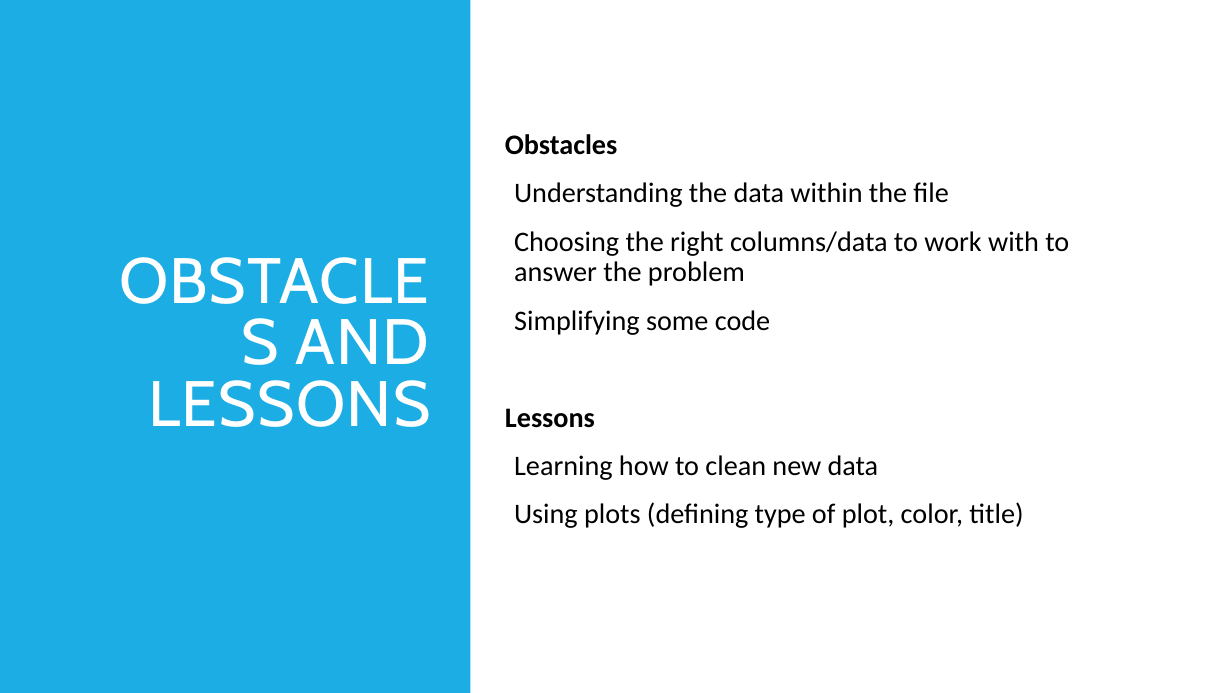
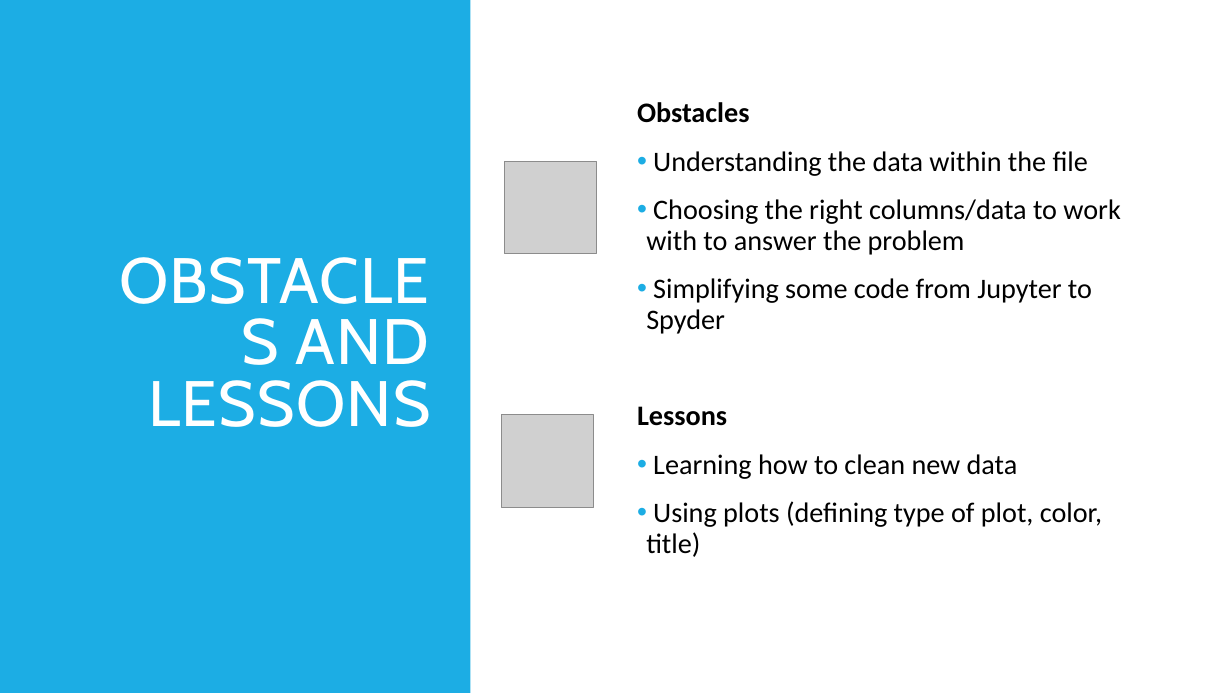
Before and after one commit to Camillelib/Data_Pipeline_Project, a slide deck: slide 10 of Output/Project week 2.pptx. Drawn at 1232x693 pixels with LibreOffice and Linux fonts; fonts in the diff are those of the drawing; grey boxes stand for pictures. Boxes give left, top, right and bottom in pixels: in the first picture for what was removed or moved away, otherwise in the second. Text is boxed around its words. In the diff, an @@ line names an element or a change of style, - is before the commit and + after.

```diff
--- a/Output/Project week 2.pptx
+++ b/Output/Project week 2.pptx
@@ text "Obstacles": place and size @@
-text "Obstacles" at <box>505,182,1069,528</box>
+text "Obstacles" at <box>637,151,1120,557</box>
@@ picture added at <box>505,161,597,253</box> @@
@@ text at <box>646,151,1120,557</box>: bullet   to • @@
@@ text at <box>646,278,1092,334</box>: text changed @@
-  Simplifying some code
+• Simplifying some code from Jupyter to Spyder
@@ picture added at <box>502,415,594,507</box> @@
```
Also in this commit, not shown: 4 other slides changed.
